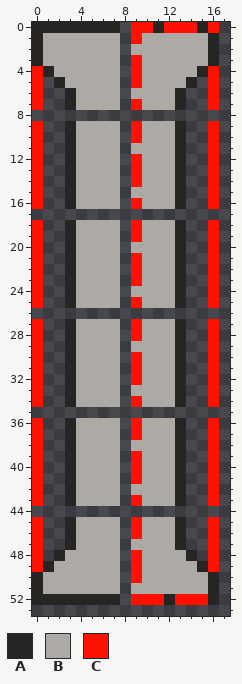
One commit to this pixel-art sprite: Sources/Modules/Yggdrasil/YggdrasilTown/Tiles/UnionOfficeDoorClosed.png. That is the earlier state.
The file is 36x108 pixels, drawn in blocks of 2x2; one block is one cell here. Colours within 5 levels of each other are drawn and written as one.
Palette (. is transparent): A #262524  B #ada9a4  C #ff1000
Pixels before, first column x 0:
 0 AAAAAAAA.CCACCCAC
 1 ABBBBBBB.CBBBBBBA
 2 ABBBBBBB.BBBBBBBA
 3 ABBBBBBB.CBBBBBBA
 4 CABBBBBB.CBBBBBAC
 5 C.ABBBBB.CBBBBA.C
 6 C..ABBBB.BBBBA..C
 7 C..ABBBB.CBBBA..C
 8 .................
 9 C..ABBBB.CBBBA..C
10 C..ABBBB.CBBBA..C
11 C..ABBBB.BBBBA..C
12 C..ABBBB.CBBBA..C
13 C..ABBBB.CBBBA..C
14 C..ABBBB.CBBBA..C
15 C..ABBBB.BBBBA..C
16 C..ABBBB.CBBBA..C
17 .................
18 C..ABBBB.CBBBA..C
19 C..ABBBB.CBBBA..C
20 C..ABBBB.BBBBA..C
21 C..ABBBB.CBBBA..C
22 C..ABBBB.CBBBA..C
23 C..ABBBB.CBBBA..C
24 C..ABBBB.BBBBA..C
25 C..ABBBB.CBBBA..C
26 .................
27 C..ABBBB.CBBBA..C
28 C..ABBBB.CBBBA..C
29 C..ABBBB.BBBBA..C
30 C..ABBBB.CBBBA..C
31 C..ABBBB.CBBBA..C
32 C..ABBBB.CBBBA..C
33 C..ABBBB.BBBBA..C
34 C..ABBBB.CBBBA..C
35 .................
36 C..ABBBB.CBBBA..C
37 C..ABBBB.CBBBA..C
38 C..ABBBB.BBBBA..C
39 C..ABBBB.CBBBA..C
40 C..ABBBB.CBBBA..C
41 C..ABBBB.CBBBA..C
42 C..ABBBB.BBBBA..C
43 C..ABBBB.CBBBA..C
44 .................
45 C..ABBBB.CBBBA..C
46 C..ABBBB.CBBBA..C
47 C..ABBBB.BBBBA..C
48 C.ABBBBB.CBBBBA.C
49 CABBBBBB.CBBBBBAC
50 ABBBBBBB.CBBBBBBA
51 ABBBBBBB.BBBBBBBA
52 AAAAAAAA.CCCACCCA
The result:
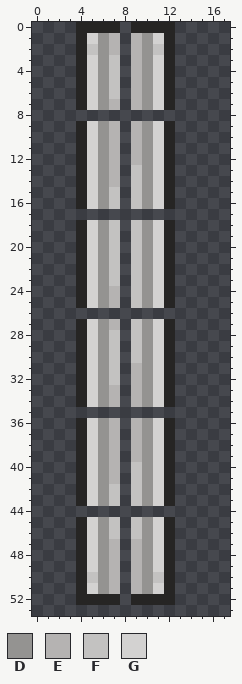
Colours new in this view: D #949391  E #b5b3b2  F #c3c2c1  G #d3d2d1
What changed:
Changed rows in their new state; - is an unchanged pixel.
first column x 0:
 0 ....-----AA-A....
 1 ....AGDE-EDGA....
 2 ....AFDE-EDFA....
 3 ....AGDF-EDGA....
 4 ....AGDF-EDGA....
 5 .-..AGDF-EDGA..-.
 6 .--.AGDF-EDGA.--.
 7 .--.AGDE-EDGA.--.
 9 .--.AGDE-EDGA.--.
10 .--.AGDE-EDGA.--.
11 .--.AGDE-EDGA.--.
12 .--.AGDE-EDGA.--.
13 .--.AGDE-FDGA.--.
14 .--.AGDE-FDGA.--.
15 .--.AGDF-FDGA.--.
16 .--.AGDF-FDGA.--.
18 .--.AGDF-FDGA.--.
19 .--.AGDF-FDGA.--.
20 .--.AGDF-FDGA.--.
21 .--.AGDF-FDGA.--.
22 .--.AGDF-FDGA.--.
23 .--.AGDF-FDGA.--.
24 .--.AGDE-FDGA.--.
25 .--.AGDE-FDGA.--.
27 .--.AGDE-FDGA.--.
28 .--.AGDF-FDGA.--.
29 .--.AGDF-FDGA.--.
30 .--.AGDF-FDGA.--.
31 .--.AGDF-EDGA.--.
32 .--.AGDF-EDGA.--.
33 .--.AGDE-EDGA.--.
34 .--.AGDE-EDGA.--.
36 .--.AGDE-EDGA.--.
37 .--.AGDE-EDGA.--.
38 .--.AGDE-EDGA.--.
39 .--.AGDE-EDGA.--.
40 .--.AGDE-FDGA.--.
41 .--.AGDE-FDGA.--.
42 .--.AGDF-FDGA.--.
43 .--.AGDF-FDGA.--.
45 .--.AGDF-FDGA.--.
46 .--.AGDF-FDGA.--.
47 .--.AGDE-EDGA.--.
48 .-..AGDE-EDGA..-.
49 ....AGDE-EDGA....
50 ....AFDE-EDFA....
51 ....AGDE-EDGA....
52 ....-----AAA-....
Pixel boxes of the changes (left, top, right, bottom) in both pictures:
changed: (32, 22, 219, 605)
